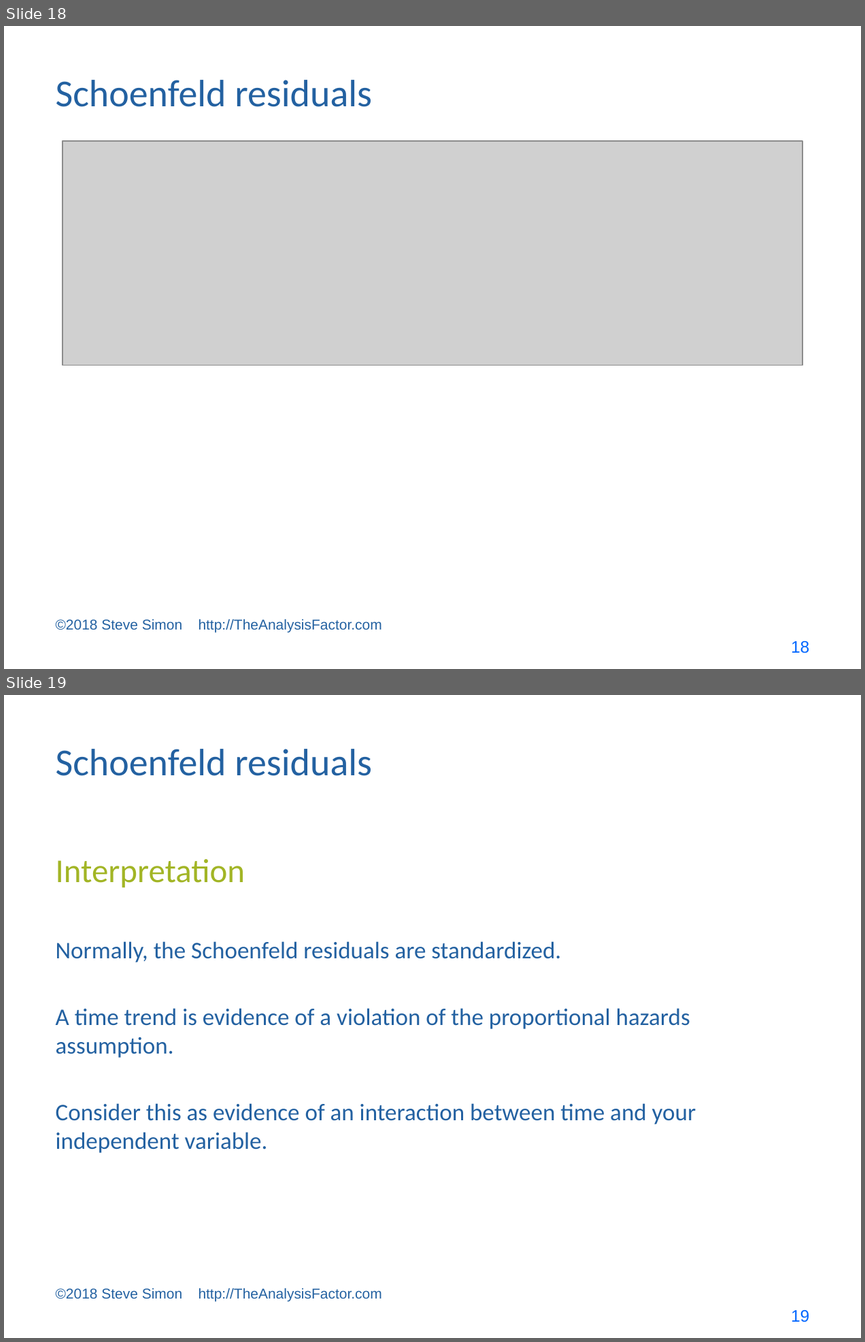
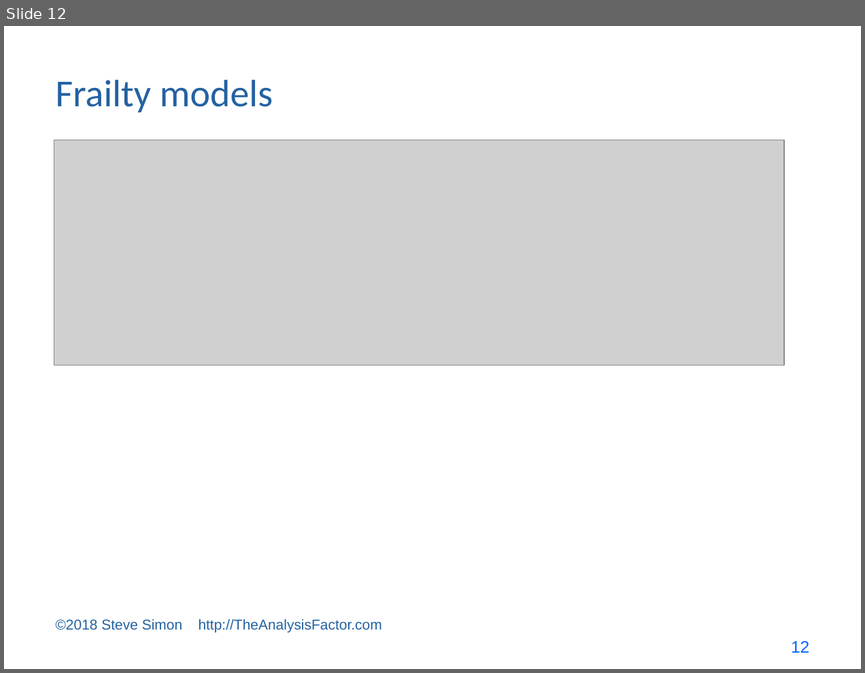
Before and after one commit to pmean/survival-models, a slide deck: bin/survival lecture 7.pptx. Shown one above the other, each under a label of ours: slides 18 and 19 before the commit, slide 12 after it. The pictures are 865x1342 and 865x673 pixels, drawn with LibreOffice and Linux fonts; fonts in the diff are those of the drawing; grey boxes stand for pictures. Boxes give left, top, right and bottom in pixels: in the first picture for what was removed or moved away, otherwise in the second. Text is boxed around its words. In the diff, an @@ line names an element or a change of style, - is before the commit and + after.

```diff
--- a/bin/survival lecture 7.pptx
+++ b/bin/survival lecture 7.pptx
@@ slide 19 removed at <box>4,695,861,1338</box>, background #FFFFFF @@
@@ title removed at <box>56,749,372,776</box> @@
-Schoenfeld residuals
@@ text removed at <box>56,859,245,887</box> @@
-Interpretation
@@ text removed at <box>56,941,696,1153</box> @@
-Normally, the Schoenfeld residuals are standardized.
-A time trend is evidence of a violation of the proportional hazards assumption.
-Consider this as evidence of an interaction between time and your independent variable.
@@ text removed at <box>56,1287,382,1302</box> @@
-©2018 Steve Simon http://TheAnalysisFactor.com
@@ page number removed at <box>791,1310,809,1322</box> @@
-19
@@ what was slide 18 is now slide 12 @@
@@ slide 12 changed as well @@
@@ title at <box>56,80,273,112</box>: text changed @@
-Schoenfeld residuals
+Frailty models
@@ picture: place and size @@
-picture at <box>62,141,802,365</box>
+picture at <box>54,140,784,365</box>
@@ page number at <box>791,641,809,652</box>: text changed @@
-18
+12
```
Also in this commit, not shown: 10 other slides changed, 2 slides added, 28 other slides removed, 2 other files.
